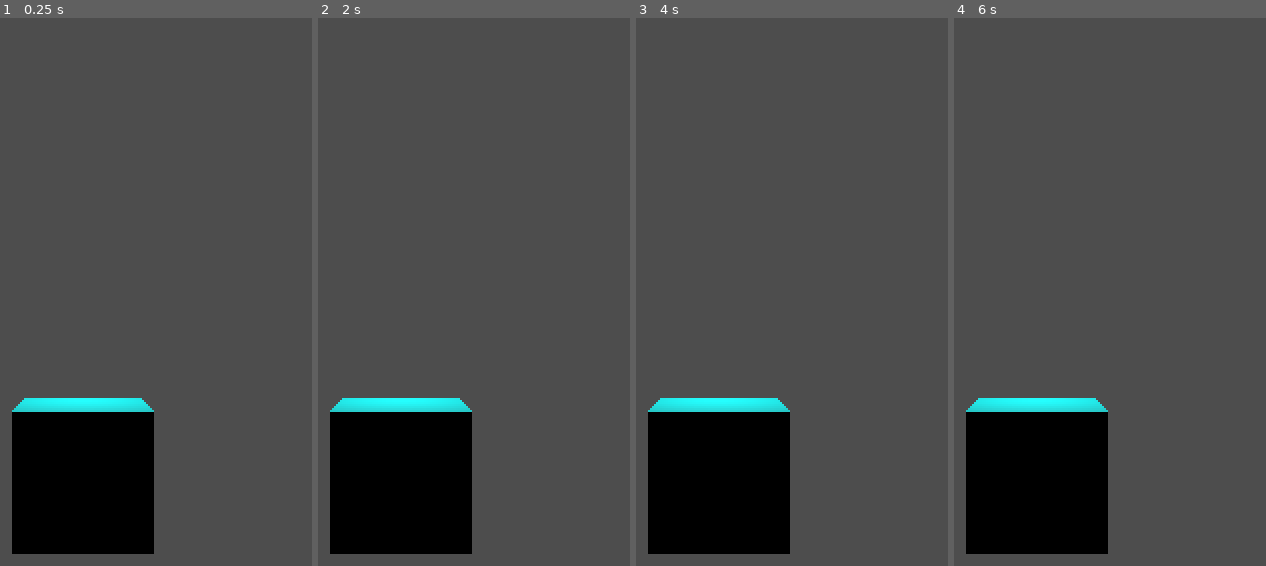
Above: before the commit, frames 1-4 (left to right).
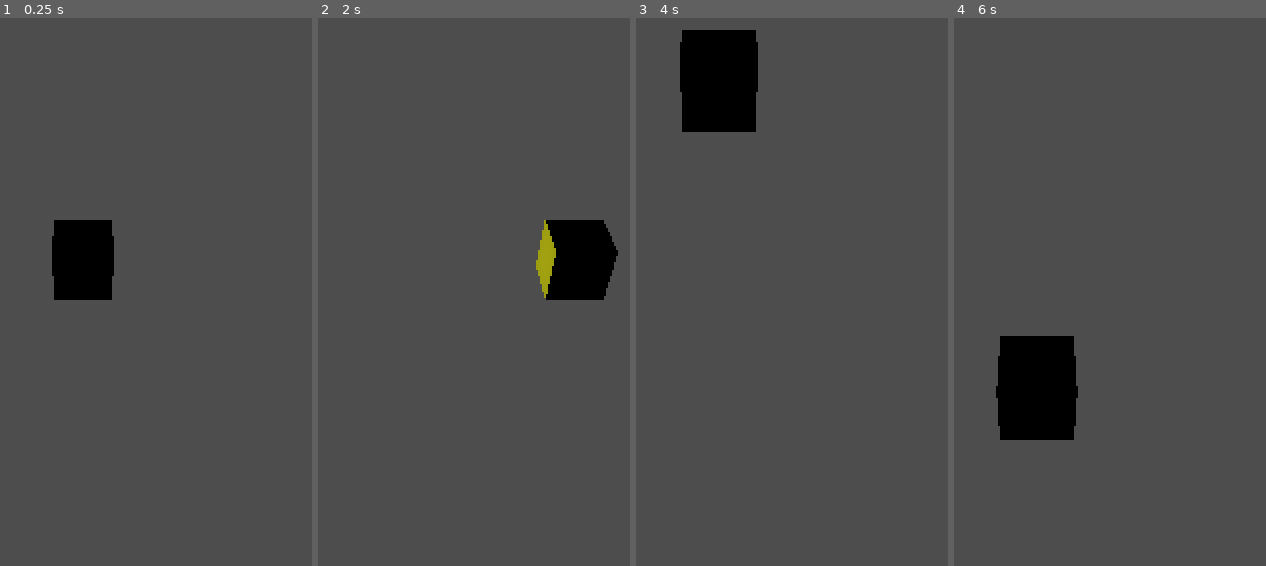
Above: after the commit, the same moments.

Repository: droidsx/droid-telekinesis-poc
Game: Godot game, scene res://hand_mirror_test.tscn
Two runs of this game, one before a commit and one after it. Both use one fixed random seed, a clock stepped at 60 frames per second and the inputs below. This scene is started directly instead of the project's main scene.
Inputs (mouse positions are in pixels of both pictures, inside the frame that each line leads up to):
- Up to frame 1 (0.25 s): no input
- Up to frame 2 (2 s): tap Enter (ui_accept) at 0.5, 0.77, 1.25, 1.52 s; move the mouse to (outside the picture) at 0.52 s; hold Right (ui_right) 0.53-1.28 s; move the mouse to (outside the picture) at 1.27 s; hold Down (ui_down) from 1.28 s (still down)
- Up to frame 3 (4 s): move the mouse to (879, 144) at 2.02 s; release Down (ui_down) at 2.03 s; hold Right (ui_right) 2.03-2.78 s; tap Enter (ui_accept) at 2.75, 3.02, 3.5, 3.77 s; move the mouse to (639, 522) at 2.77 s; hold Up (ui_up) 2.78-3.53 s; move the mouse to (outside the picture) at 3.52 s; hold Left (ui_left) from 3.53 s (still down)
- Up to frame 4 (6 s): tap Enter (ui_accept) at 4.25, 4.52, 5.75 s; move the mouse to (outside the picture) at 4.27 s; move the mouse to (1116, 341) at 5.02 s; release Left (ui_left) at 5.03 s; hold Down (ui_down) 5.03-5.78 s; move the mouse to (outside the picture) at 5.77 s; hold Right (ui_right) from 5.78 s (still down)

The runs differ from the first frame. In frame 1, 16% of the frame differs, in the area x 3-50%, y 36-98%; in frame 2, 16%; in frame 3, 17%, in the area x 3-50%, y 2-98%; in frame 4, 14%.

Commit message:
working with unit test for position

Diff:
--- /dev/null
+++ b/godot-campus/Camera3D.gd
@@ -0,0 +1,32 @@
+#extends Camera3D
+#
+#var rotation_speed = 0.005
+#var move_speed = 10.0
+#
+#func _ready():
+	## Lock the mouse to the center of the screen
+	#Input.set_mouse_mode(Input.MOUSE_MODE_CAPTURED)
+#
+#func _process(delta):
+	## Rotate the camera based on mouse movement
+	#var mouse_delta = get_viewport().get_mouse_position()
+	#rotate_y(-mouse_delta.x * rotation_speed)
+	#rotate_x(-mouse_delta.y * rotation_speed)
+#
+	## Move the camera based on WASD or arrow key input
+	#var direction = Vector3()
+#
+	#if Input.is_action_pressed("ui_up"):
+		#direction -= transform.basis.z
+	#if Input.is_action_pressed("ui_down"):
+		#direction += transform.basis.z
+	#if Input.is_action_pressed("ui_left"):
+		#direction -= transform.basis.x
+	#if Input.is_action_pressed("ui_right"):
+		#direction += transform.basis.x
+#
+	## Normalize direction to prevent faster diagonal movement
+	#direction = direction.normalized()
+#
+	## Move the camera
+	#translate(direction * move_speed * delta)
--- a/godot-campus/HandBox.gd
+++ b/godot-campus/HandBox.gd
@@ -1,20 +1,20 @@
 extends MeshInstance3D
 
+@export var goal_publisher: Node
 
 # Called when the node enters the scene tree for the first time.
 func _ready() -> void:
-	var publisher = get_node("../WebSocketClient")
-	publisher.connect("end_effector_goal", _transform)
+	goal_publisher.connect("end_effector_goal", _transform)
 
 
 func _transform(data):
-	print(data)
 	var translate_to = data["position_state"] 	# [ x: meters, y, z]
-	var rotate_to = data["rotation_state"] 		# [ x: radians, y, z ]
-	var grasp_mode = data["grasp_mode"] 		# opening | closing
+	# var rotate_to = data["orientation_state"] 		# [ x: radians, y, z ]
+	# var grasp_mode = data["grasp_mode"] 		# opening | closing
 
 	# Set position to given values -- the values received should be relative to the starting position - deltas
-	translate(Vector3(translate_to[0], translate_to[1], translate_to[2]))
+	print("positions of handbox: ", position)
+	position = Vector3(translate_to.x, translate_to.y, translate_to.z)
 
 	# TODO:
 	## Set the rotation of the block (assuming rotation is in radians)
@@ -33,6 +33,5 @@
 	#print("Position set to: ", new_position)
 	#print("Rotation set to: ", new_rotation)
 
-# Called every frame. 'delta' is the elapsed time since the previous frame.
 func _process(delta: float) -> void:
 	pass
--- /dev/null
+++ b/godot-campus/Timer.gd
@@ -0,0 +1,69 @@
+extends Timer
+
+signal end_effector_goal(json_data)
+# We can use this to test our setup without needing to use data from the websocket.
+# Every second we will publish updated positional data through the signal
+var out_and_back_on_each_axis = [
+	{
+		"position_state": {
+			"x": 0,
+			"y": 0,
+			"z": 0
+		},
+	},
+	{
+		"position_state": {
+			"x": 3,
+			"y": 0,
+			"z": 0
+		},
+	},
+	{
+		"position_state": {
+			"x": 0,
+			"y": 0,
+			"z": 0
+		},
+	},
+	{
+		"position_state": {
+			"x": 0,
+			"y": 3,
+			"z": 0
+		},
+	},
+	{
+		"position_state": {
+			"x": 0,
+			"y": 0,
+			"z": 0
+		},
+	},
+	{
+		"position_state": {
+			"x": 0,
+			"y": 0,
+			"z": 3
+		},
+	},
+]
+var current_goal_index = 0
+
+# Called when the node enters the scene tree for the first time.
+func _ready() -> void:
+	pass # Replace with function body.
+
+
+# Called every frame. 'delta' is the elapsed time since the previous frame.
+func _process(delta: float) -> void:
+	pass
+
+
+func _set_next_goal() -> void:
+	if current_goal_index < len(out_and_back_on_each_axis):
+		emit_signal("end_effector_goal", out_and_back_on_each_axis[current_goal_index])
+		current_goal_index += 1
+
+
+func _on_timeout() -> void:
+	_set_next_goal() # Replace with function body.
--- a/godot-campus/WebSocketClient.gd
+++ b/godot-campus/WebSocketClient.gd
@@ -6,8 +6,6 @@
 
 # Our WebSocketClient instance.
 var socket = WebSocketPeer.new()
-var prev_wrist_data
-var prev_positions: Dictionary
 
 func _ready():
 	# Initiate connection to the given URL.
@@ -18,8 +16,6 @@
 	else:
 		# Wait for the socket to connect.
 		await get_tree().create_timer(2).timeout
-
-		# Send data.
 		socket.send_text("Test packet")
 
 func _process(_delta):
@@ -35,95 +31,13 @@
 	if state == WebSocketPeer.STATE_OPEN:
 		while socket.get_available_packet_count():
 			var data = socket.get_packet().get_string_from_utf8()
-			#print("Got data from server: ", data)
-			# var robot = get_parent().get_node("GenesisArmVDroid") as CharacterBody3D
 
-			# Simulate the action press
-			var action
-			# TODO: check if JSON and then parse it
 			var json = JSON.new()
 			var error = json.parse(data)
 			if error == OK:
 				var json_data = json.data
 				# Publish the json data for robots or other controllables to consume
-				emit_signal("end_effector_goal", json_data["right"])
-
-				## Old legacy code where we did the transforms here and use l/r/u/d
-				#var wrist_data
-				## For the Vision controller:
-				#if json_data["rightHand"]:
-					## Sniff test using wrist (most important)
-					#wrist_data = json_data["rightHand"]["jointPositions"]["forearmWrist"]
-					#wrist_data = _sort_dict_keys(wrist_data)
-#
-					#if prev_wrist_data == null: prev_wrist_data = wrist_data
-					#if wrist_data != prev_wrist_data && prev_wrist_data:
-						## print("wrist data", wrist_data)
-#
-						#for coor in ["x", "y", "z"]:
-							#var diff = abs(wrist_data[coor] - prev_wrist_data[coor])
-							#if abs(diff) > 0.5:
-								#print("wrist moved {diff} on the {coor} plane: ".format({
-									#"diff": diff,
-									#"coor": coor
-								#}))
-#
-					## Check diffs of all joints
-					#var right_hand_joints = json_data["rightHand"]["jointPositions"]
-					## If initially empty just copy the current joint positions
-					#if prev_positions.keys().size() == 0:
-						#prev_positions = right_hand_joints
-					#for joint in right_hand_joints.keys():
-						#for coor in ["x", "y", "z"]:
-							#var diff = abs(right_hand_joints[joint][coor] - prev_positions[joint][coor])
-							#if abs(diff) > 0.5:
-								#print("{joint} moved {diff} on the {coor} plane: ".format({
-									#"joint": joint,
-									#"diff": diff,
-									#"coor": coor
-								#}))
-#
-				#else:
-				## For the Unity Controller:
-					#wrist_data = json_data["RightHand"]["wrist"]
-					#if wrist_data != prev_wrist_data:
-						#print("wrist data", wrist_data)
-#
-#
-				## Simple 2D control
-				## If the wrist goes left, we want to move left
-				## If the wrist goes forward, we want to move "up"
-				## Note: this should really set a target position for the block
-				## to move to for best sim
-				#if wrist_data["x"] - prev_wrist_data["x"] > 0:
-					#Input.action_press("ui_right", wrist_data["x"])
-				#else:
-					#Input.action_press("ui_left", wrist_data["x"])
-#
-				#prev_wrist_data = wrist_data
-#
-			#else:
-				#match data:
-					## The below is used if manually driving from the CLI
-					#"up":
-						#action = "ui_up"
-						#Input.action_press(action, 1.0)
-					#"down":
-						#action = "ui_down"
-						#Input.action_press(action, 1.0)
-					#"left":
-						#action = "ui_left"
-						#Input.action_press(action, 1.0)
-					#"right":
-						#action = "ui_right"
-						#Input.action_press(action, 1.0)
-					#_:
-						#print("data did not match any case, it looked like: ", data)
-						#action = ""
-#
-			#await get_tree().create_timer(1).timeout  # Wait for 1 second
-			#if action: Input.action_release(action)
-			#print('Simulating action release: ', action)
+				emit_signal("end_effector_goal", json_data["goals"]["right"])
 
 	# WebSocketPeer.STATE_CLOSING means the socket is closing.
 	# It is important to keep polling for a clean close.
--- a/godot-campus/hand_mirror_test.tscn
+++ b/godot-campus/hand_mirror_test.tscn
@@ -1,8 +1,9 @@
-[gd_scene load_steps=6 format=3 uid="uid://d2wvy318j6twm"]
+[gd_scene load_steps=7 format=3 uid="uid://d2wvy318j6twm"]
 
 [ext_resource type="Shader" path="res://handbox.gdshader" id="1_e5hcd"]
 [ext_resource type="Script" path="res://HandBox.gd" id="2_vop6l"]
 [ext_resource type="PackedScene" uid="uid://4hegjxtrs68c" path="res://web_socket_client.tscn" id="3_viwwx"]
+[ext_resource type="Script" path="res://Timer.gd" id="4_6n1om"]
 
 [sub_resource type="BoxMesh" id="BoxMesh_ysi7h"]
 
@@ -18,16 +19,23 @@
 
 [node name="HandMirrorTest" type="Node3D"]
 
-[node name="HandBox" type="MeshInstance3D" parent="."]
-transform = Transform3D(1, 0, 0, 0, 1, 0, 0, 0, 1, 0, 0, -4.01479)
+[node name="HandBox" type="MeshInstance3D" parent="." node_paths=PackedStringArray("goal_publisher")]
+transform = Transform3D(1, 0, 0, 0, 1, 0, 0, 0, 1, 2.08165e-12, 2.08165e-12, 2.08165e-12)
 mesh = SubResource("BoxMesh_ysi7h")
 surface_material_override/0 = SubResource("ShaderMaterial_cycdi")
 script = ExtResource("2_vop6l")
+goal_publisher = NodePath("../GoalsSequenceTest")
 
 [node name="OmniLight3D" type="OmniLight3D" parent="."]
-transform = Transform3D(1, 0, 0, 0, 1, 0, 0, 0, 1, 0, 1.52357, -4.30818)
+transform = Transform3D(1, 0, 0, 0, 1, 0, 0, 0, 1, 2.08165e-12, 2.08165e-12, 2.08165e-12)
 
 [node name="Camera3D" type="Camera3D" parent="."]
-transform = Transform3D(1, 0, 0, 0, 1, 0, 0, 0, 1, 0, 0.995735, 0.582822)
+transform = Transform3D(1, 0, 0, 0, 0.728096, 0.685475, 0, -0.685475, 0.728096, 0, 5.92139, 8.34507)
 
 [node name="WebSocketClient" parent="." instance=ExtResource("3_viwwx")]
+
+[node name="GoalsSequenceTest" type="Timer" parent="."]
+autostart = true
+script = ExtResource("4_6n1om")
+
+[connection signal="timeout" from="GoalsSequenceTest" to="GoalsSequenceTest" method="_on_timeout"]
